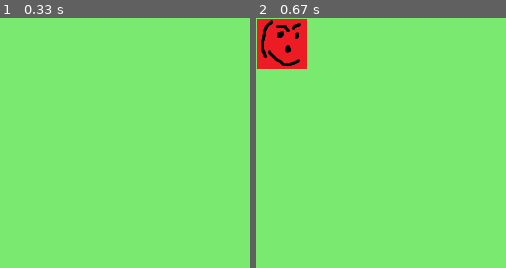
Above: before the commit, frames 1-2 (left to right).
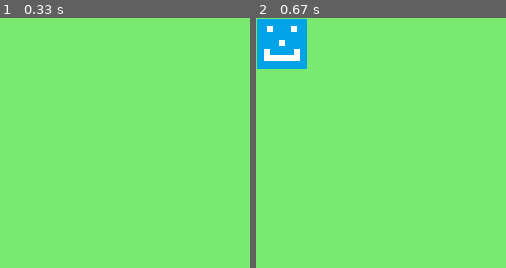
Above: after the commit, the same moments.

Repository: victormorozov1/pygame-field
Game: pygame game, started from example.py
The game is run twice, just before and just after one commit, with the same random seed, the same clock (stepped at 60 frames per second) and the same inputs.
Inputs:
- Up to frame 1 (0.33 s): no input
- Up to frame 2 (0.67 s): hold Right from 0.33 s (still down)
The pictures show only the part of the screen within x 0-50%, y 0-50%; the shares and areas given below are measured in that part.

Frame 1 is identical in both runs. In frame 2, 4.0% of the frame differs, in the area x 0-21%, y 0-21%.

Commit message:
Add sprites

Diff:
--- a/example.py
+++ b/example.py
@@ -4,21 +4,28 @@
 
 
 class MyGame(Game):
+    def __init__(self, *args, **kwargs):
+        super().__init__(*args, **kwargs)
+        self.pict_id = 0
+
     def handle_event(self, ev):
         if ev.type == pygame.KEYDOWN:
             if not len(self.field.objects):
                 pict = pygame.image.load('r.png')
-                my_game.field.add_object(pict, 1, 1)
+                self.pict_id = my_game.field.add_object(pict, 1, 1)
+
+    def move_pict(self, move_x, move_y):
+        my_game.field.move_object_on(self.pict_id, move_x, move_y)
 
     def handle_pressed(self, key):
         if key == pygame.K_RIGHT:
-            my_game.field.move_object_on(my_game.field.objects[0].id, 1, 0)
+            self.move_pict(1, 0)
         elif key == pygame.K_LEFT:
-            my_game.field.move_object_on(my_game.field.objects[0].id, -1, 0)
+            self.move_pict(-1, 0)
         elif key == pygame.K_UP:
-            my_game.field.move_object_on(my_game.field.objects[0].id, 0, -1)
+            self.move_pict(0, -1)
         elif key == pygame.K_DOWN:
-            my_game.field.move_object_on(my_game.field.objects[0].id, 0, 1)
+            self.move_pict(0, 1)
 
 
 if __name__ == '__main__':
--- a/field.py
+++ b/field.py
@@ -7,15 +7,17 @@
         self.szx = szx
         self.szy = szy
         self.last_id = 0
-        self.objects = []
         self.bg = bg
+        self.objects = pygame.sprite.Group()
+        pygame.init()
+        self.win = pygame.display.set_mode((self.szx, self.szy))
 
     def remove_all_objects(self):
-        self.objects = []
+        self.objects = pygame.sprite.Group()
 
     def add_object(self, picture, x, y):
         self.last_id += 1
-        self.objects.append(Object(self.last_id, picture, x, y))
+        obj = Object(self.last_id, picture, x, y, self.objects)
         return self.last_id
 
     def get_object_by_id(self, id):
@@ -24,24 +26,22 @@
                 return i
 
     def remove_object(self, id):
-        for i in range(len(self.objects)):
-            if self.objects[i].id == id:
-                del self.objects[i]
+        for i in self.objects:
+            if i.id == id:
+                i.kill()
                 break
 
     def move_object_to(self, id, x, y):
         obj = self.get_object_by_id(id)
-        obj.x = x
-        obj.y = y
+        obj.rect.x = x
+        obj.rect.y = y
 
     def move_object_on(self, id, dx, dy):
         obj = self.get_object_by_id(id)
-        obj.x += dx
-        obj.y += dy
+        obj.rect.x += dx
+        obj.rect.y += dy
 
     def show(self, win):
-       # print('show', len(self.objects), 'objects')
         win.fill(self.bg)
-        for i in self.objects:
-            win.blit(i.picture, (i.x, i.y))
+        self.objects.draw(self.win)
         pygame.display.update()
--- a/game.py
+++ b/game.py
@@ -33,13 +33,11 @@
         pass
 
     def run(self):
-        pygame.init()
-        win = pygame.display.set_mode((self.field.szx, self.field.szy))
         self.running = True
         while self.running:
             self.handle_events()
             self.handle_all_pressed()
             self.game_iteration()
-            self.field.show(win)
+            self.field.show(self.field.win)
 
             sleep(self.sleep)
--- a/object.py
+++ b/object.py
@@ -1,6 +1,12 @@
-class Object:
-    def __init__(self, id, picture, x, y):
+import pygame
+
+
+class Object(pygame.sprite.Sprite):
+    def __init__(self, id, picture, x, y, group):
+        super().__init__(group)
         self.id = id
         self.picture = picture
-        self.x = x
-        self.y = y
+        self.rect = self.picture.get_rect()
+        self.image = picture
+        self.rect.x = x
+        self.rect.y = y
Binary file changed: r.png
